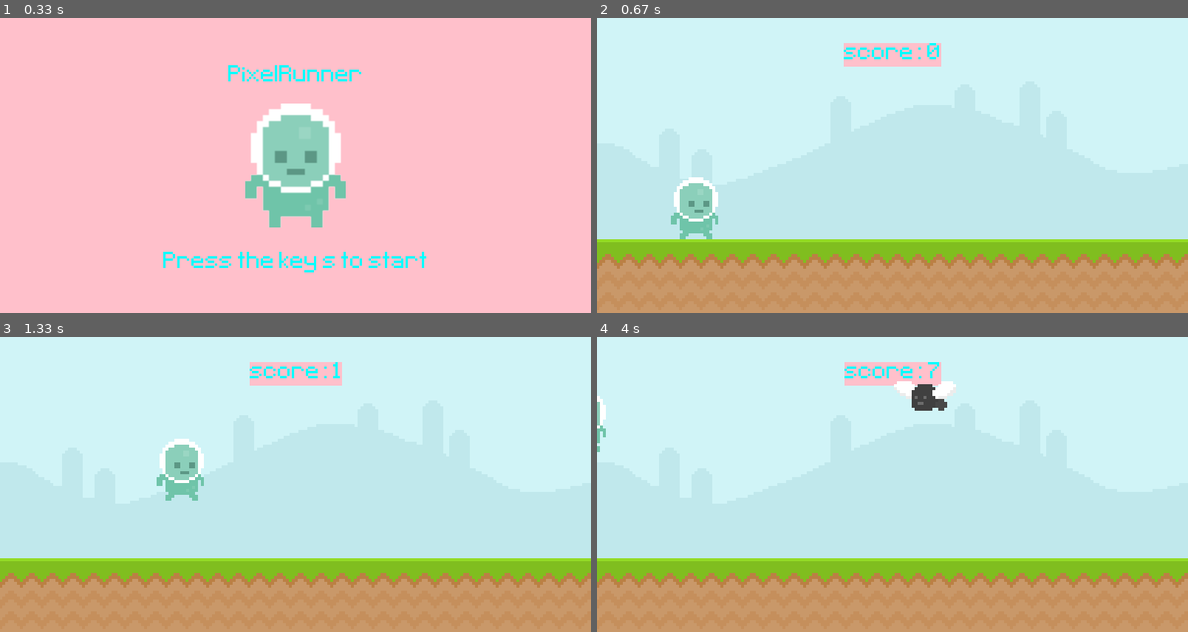
Above: before the commit, frames 1-4 (two rows, left to right).
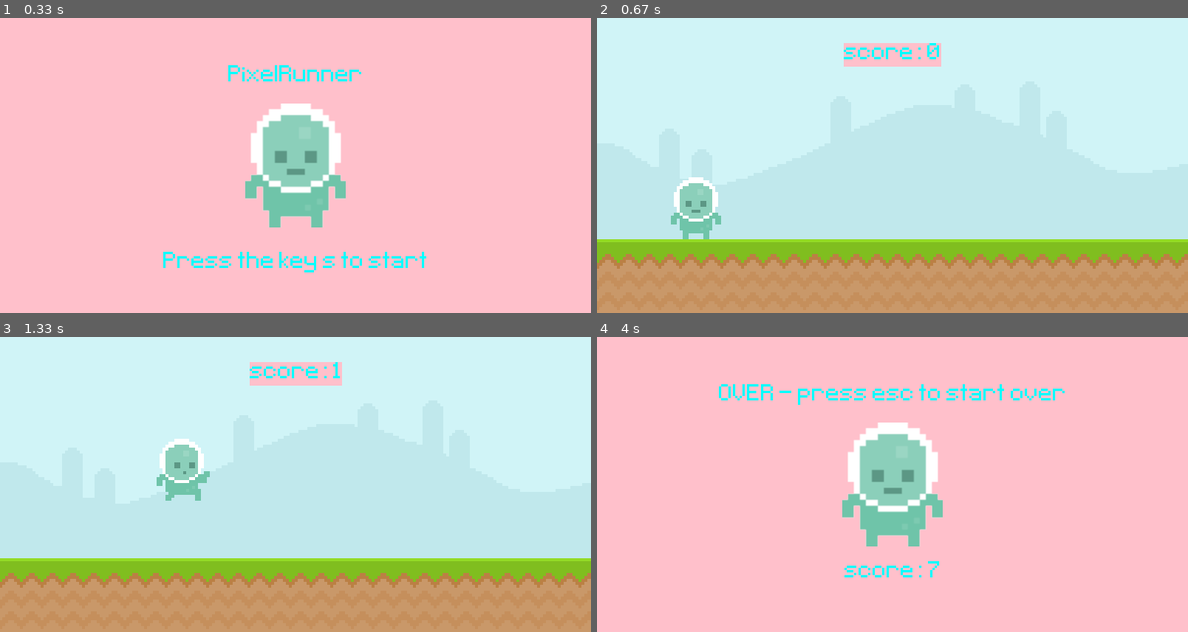
Above: after the commit, the same moments.

Repository: Peter-Hu12138/first-pygame-app
Game: pygame game, started from game.py
Two runs of this game, one before a commit and one after it. Both use one fixed random seed, a clock stepped at 60 frames per second and the inputs below.
Inputs (mouse positions are in pixels of both pictures, inside the frame that each line leads up to):
- Up to frame 1 (0.33 s): no input
- Up to frame 2 (0.67 s): tap S at 0.33 s
- Up to frame 3 (1.33 s): hold D 0.67-1.13 s; click (183, 525) at 1.22 s
- Up to frame 4 (4 s): hold D 1.5-1.97 s; tap Space at 1.57, 1.87, 2.07, 2.37, 2.63, 2.93, 3.07, 3.37 s; hold A 2-2.53 s; hold A 2.57-2.97 s; hold A 3-3.63 s; click (602, 525) at 3.72 s

Frame 1 is identical in both runs. In frame 2, 0.1% of the frame differs, in the area x 14-21%, y 62-75%; in frame 3, 0.1%; in frame 4, 99%, in the area x 0-100%, y 0-100%.

Commit message:
implemented player animation

Diff:
--- a/game.py
+++ b/game.py
@@ -48,13 +48,19 @@
 snail_speed = 1
 snail_respawning_prob = 0.01
 bird = pygame.image.load("./graphics/Fly/Fly1.png").convert_alpha()
-obstacle_manager.add_object(bird, 4, 100)
+obstacle_manager.add_object(bird, 8, 100)
 obstacle_manager.add_object(snail, 2, 300)
 
 
-player_stand_surf = pygame.transform.rotozoom(pygame.image.load("./graphics/Player/player_stand.png"), 0, 2).convert_alpha()
-player_surface = pygame.image.load("./graphics/Player/player_walk_1.png").convert_alpha()
+player_over_surf = pygame.transform.rotozoom(pygame.image.load("./graphics/Player/player_stand.png"), 0, 2).convert_alpha()
+player_stand_surf = pygame.image.load("./graphics/Player/player_stand.png").convert_alpha()
+player_surface = player_stand_surf
 player_rect = player_surface.get_rect(bottomleft=(100, 300))
+player_walk_1 = pygame.image.load("./graphics/Player/player_walk_1.png").convert_alpha()
+player_walk_2 = pygame.image.load("./graphics/Player/player_walk_2.png").convert_alpha()
+player_walk = [player_walk_1, player_walk_2]
+player_walk_index = 0
+player_jump = pygame.image.load("./graphics/Player/jump.png").convert_alpha()
 player_vy = 0
 
 # game settings and constants
@@ -76,7 +82,7 @@
         if game_state == "ONG":
             if event.type == pygame.MOUSEBUTTONDOWN:
                 if player_rect.collidepoint(event.pos) and event.button == pygame.BUTTON_LEFT:
-                    player_vy -= JUMP_V
+                    player_vy = -JUMP_V
 
             if event.type == pygame.KEYDOWN:
                 if event.key == pygame.K_SPACE and player_rect.bottom == 300:
@@ -130,14 +136,28 @@
         elif player_rect.right < 0:
             player_rect.left = WIDTH
 
+        # move player according to input
         if keys[pygame.K_d]:
             player_rect.left += 4
-        elif keys[pygame.K_a]:
+        if keys[pygame.K_a]:
             player_rect.left -= 4
 
         if player_rect.bottom < 300:
             player_vy += GRAVITY_CONSTANT
+            player_surface = player_jump
         else: # readjust the position to be on the ground
+            if keys[pygame.K_a] and keys[pygame.K_d]:
+                player_surface = player_stand_surf
+            elif keys[pygame.K_d]:
+                player_walk_index += 0.05
+                player_surface = player_walk[int(player_walk_index) % 2]
+            elif keys[pygame.K_a]:
+                player_walk_index -= 0.05
+                player_surface = player_walk[int(player_walk_index) % 2]
+            else:
+                player_surface = player_stand_surf
+
+
             if player_vy > 0: # on the ground falling results in a stop
                 player_vy = 0
                 player_rect.bottom = 300
@@ -150,12 +170,12 @@
         player_rect.bottom += player_vy
     elif game_state == "OVR":
         main_screen.fill("pink")
-        main_screen.blit(player_stand_surf, player_stand_surf.get_rect(center=(WIDTH // 2, HEIGHT // 2)))
+        main_screen.blit(player_over_surf, player_over_surf.get_rect(center=(WIDTH // 2, HEIGHT // 2)))
         display_text_at(main_screen, f"score: {score}", game_font, WIDTH // 2, HEIGHT * 4 // 5)
         main_screen.blit(over_text_surf, over_text_rect)
     elif game_state == "STR":
         main_screen.fill("pink")
-        main_screen.blit(player_stand_surf, player_stand_surf.get_rect(center=(WIDTH // 2, HEIGHT // 2)))
+        main_screen.blit(player_over_surf, player_over_surf.get_rect(center=(WIDTH // 2, HEIGHT // 2)))
         display_text_at(main_screen, f"PixelRunner", game_font, WIDTH // 2, HEIGHT * 1 // 5)
         display_text_at(main_screen, "Press the key s to start", game_font, WIDTH // 2, HEIGHT * 5 // 6)
 
